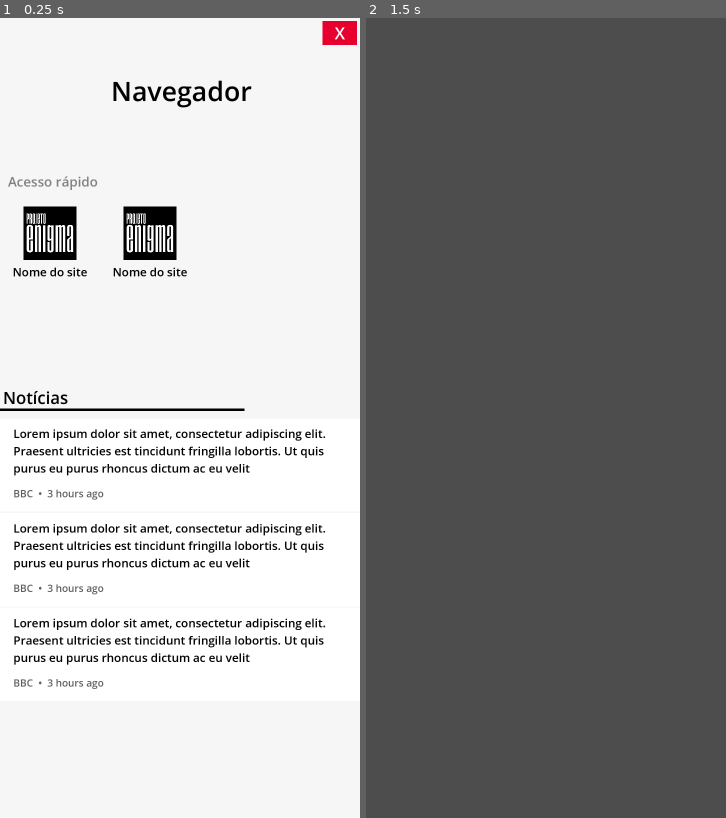
Above: before the commit, frames 1-2 (left to right).
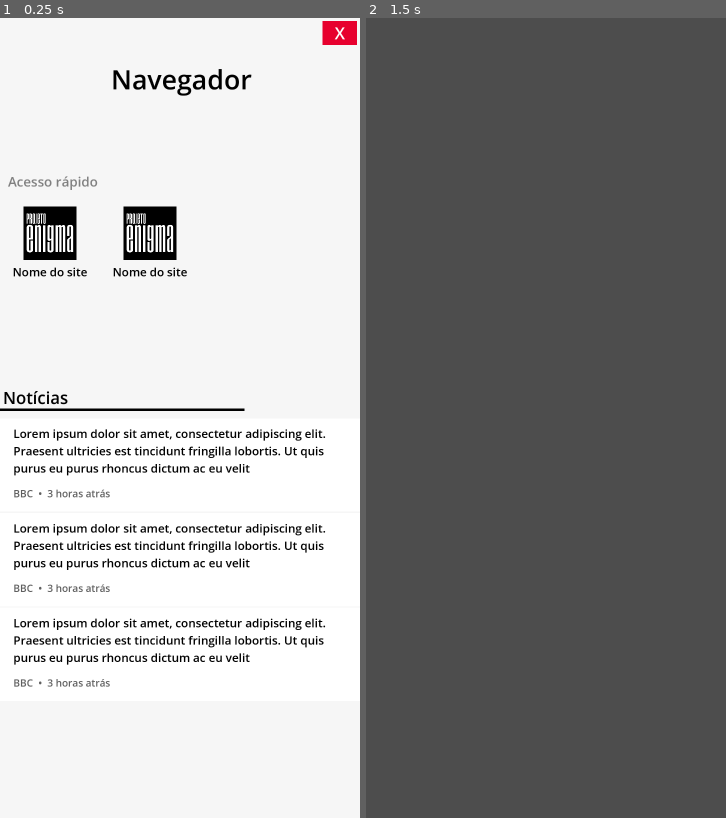
Above: after the commit, the same moments.

Repository: StudioENIGMA/ProjectENIGMA
Game: Godot game, scene res://scenes/browser.tscn
Two runs of this game, one before a commit and one after it. Both use one fixed random seed, a clock stepped at 60 frames per second and the inputs below. This scene is started directly instead of the project's main scene.
Inputs (mouse positions are in pixels of both pictures, inside the frame that each line leads up to):
- Up to frame 1 (0.25 s): no input
- Up to frame 2 (1.5 s): tap Enter at 0.5 s; move the mouse to (625, 378) at 0.52 s; click (625, 378) at 0.67 s; click "X" at 1.25 s

The runs differ from the first frame. In frame 1, 0.9% of the frame differs, in the area x 18-70%, y 6-84%; in frame 2, nothing differs.

Commit message:
feat: create browser layout

Diff:
--- a/scenes/browser.tscn
+++ b/scenes/browser.tscn
@@ -40,9 +40,9 @@
 [node name="Browser_title_label" type="Label" parent="Panel"]
 layout_mode = 0
 offset_left = 120.0
-offset_top = 163.0
+offset_top = 128.0
 offset_right = 968.0
-offset_bottom = 292.0
+offset_bottom = 257.0
 theme_override_colors/font_color = Color(0, 0, 0, 1)
 theme_override_font_sizes/font_size = 80
 text = "Navegador"
--- a/scenes/browser_news.tscn
+++ b/scenes/browser_news.tscn
@@ -30,4 +30,4 @@
 offset_bottom = 246.0
 theme_override_colors/font_color = Color(0.374139, 0.374139, 0.374139, 1)
 theme_override_font_sizes/font_size = 30
-text = "BBC  •  3 hours ago"
+text = "BBC  •  3 horas atrás"
--- /dev/null
+++ b/scenes/quick_acess_icon.gd
@@ -0,0 +1,6 @@
+extends Panel
+
+func _on_panel_gui_input(event):
+	if event is InputEventMouseButton and event.pressed:
+		if event.button_index == MOUSE_BUTTON_LEFT:
+			print("Panel clicado!")
--- a/scenes/quick_acess_sites_icons.tscn
+++ b/scenes/quick_acess_sites_icons.tscn
@@ -1,5 +1,6 @@
-[gd_scene load_steps=3 format=3 uid="uid://bhmxsqe60mptf"]
+[gd_scene load_steps=4 format=3 uid="uid://bhmxsqe60mptf"]
 
+[ext_resource type="Script" uid="uid://bveos8ib7nsyr" path="res://scenes/quick_acess_icon.gd" id="1_h124j"]
 [ext_resource type="Texture2D" uid="uid://dbf7l6gbaewgw" path="res://assets/projeto enigma.png" id="1_lv07k"]
 
 [sub_resource type="StyleBoxFlat" id="StyleBoxFlat_lv07k"]
@@ -9,14 +10,15 @@
 layout_mode = 3
 anchors_preset = 0
 
-[node name="Panel" type="Panel" parent="."]
+[node name="quick_acess_icon" type="Panel" parent="."]
 custom_minimum_size = Vector2(250, 209)
 layout_mode = 0
 offset_right = 300.0
 offset_bottom = 235.0
 theme_override_styles/panel = SubResource("StyleBoxFlat_lv07k")
+script = ExtResource("1_h124j")
 
-[node name="site_icon" type="TextureRect" parent="Panel"]
+[node name="site_icon" type="TextureRect" parent="quick_acess_icon"]
 layout_mode = 1
 anchors_preset = 5
 anchor_left = 0.5
@@ -30,7 +32,7 @@
 expand_mode = 1
 stretch_mode = 4
 
-[node name="site_name" type="Label" parent="Panel"]
+[node name="site_name" type="Label" parent="quick_acess_icon"]
 layout_mode = 1
 anchors_preset = 8
 anchor_left = 0.5
@@ -48,3 +50,5 @@
 text = "Nome do site"
 horizontal_alignment = 1
 vertical_alignment = 1
+
+[connection signal="gui_input" from="quick_acess_icon" to="quick_acess_icon" method="_on_panel_gui_input"]
Not shown, added: scenes/quick_acess_icon.gd.uid
